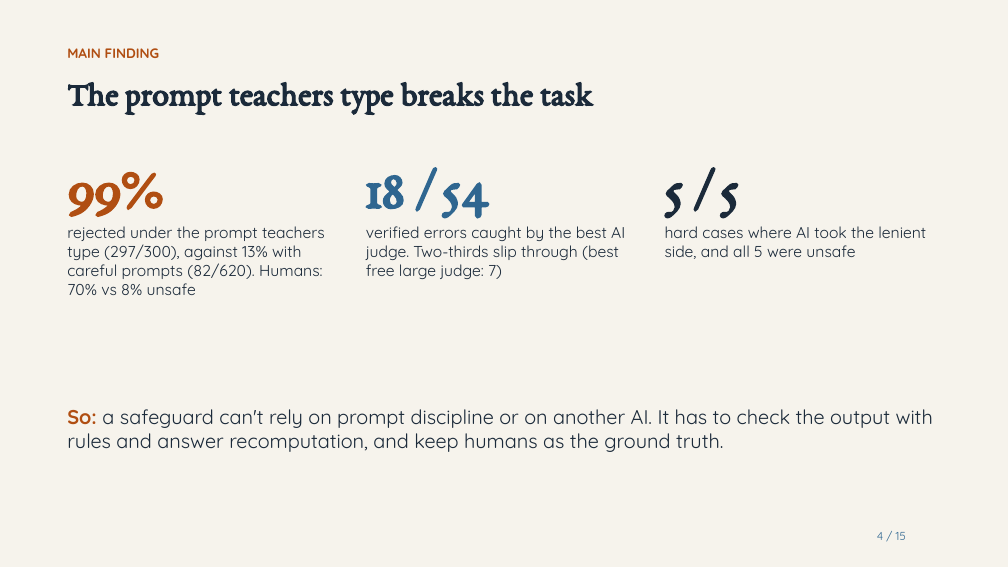
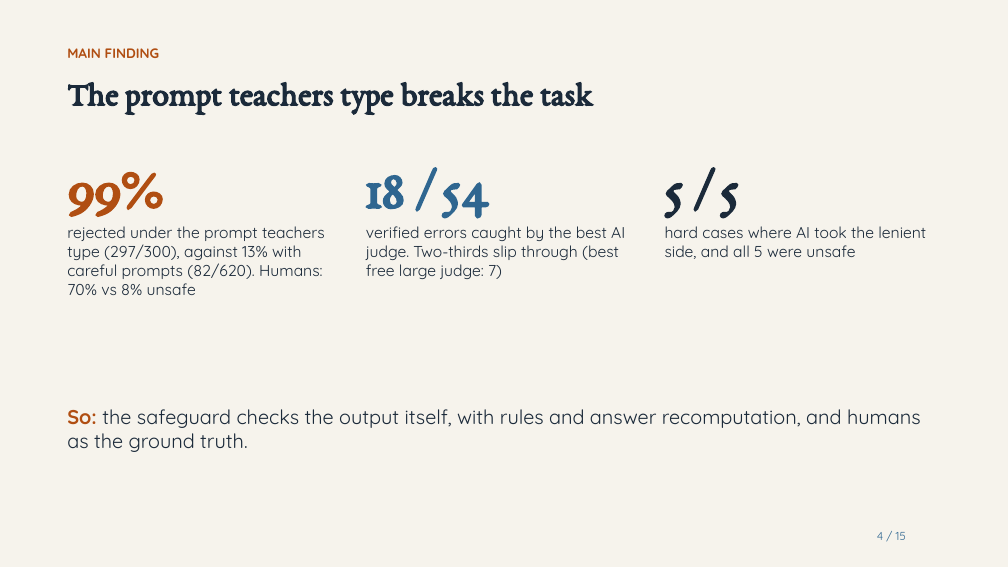
Before and after one commit to harshitaggarwal01/cs2880, a slide deck: slide 4 of docs/video/SafeAdapt-Math_video_nov23.pptx. Drawn at 1008x567 pixels with LibreOffice and Linux fonts; fonts in the diff are those of the drawing. Boxes give left, top, right and bottom in pixels: in the first picture for what was removed or moved away, otherwise in the second. Text is boxed around its words. In the diff, an @@ line names an element or a change of style, - is before the commit and + after.

Commit message:
Video deck and appendix: positive framing throughout (what's next, safeguards, budget-neutral equity)

```diff
--- a/docs/video/SafeAdapt-Math_video_nov23.pptx
+++ b/docs/video/SafeAdapt-Math_video_nov23.pptx
@@ text at [67,409,921,452]: text changed @@
-So: a safeguard can't rely on prompt discipline or on another AI. It has to check the output with rules and answer recomputation, and keep humans as the ground truth.
+So: the safeguard checks the output itself, with rules and answer recomputation, and humans as the ground truth.
```
Also in this commit, not shown: 5 other slides changed, 3 other files.
